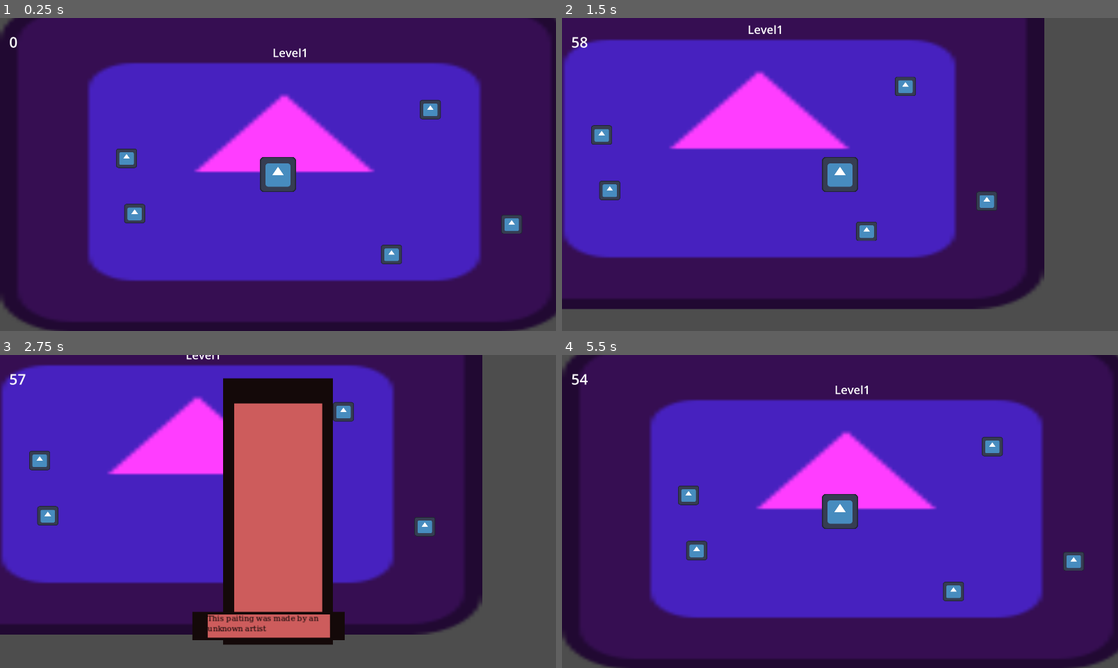
Above: before the commit, frames 1-4 (two rows, left to right).
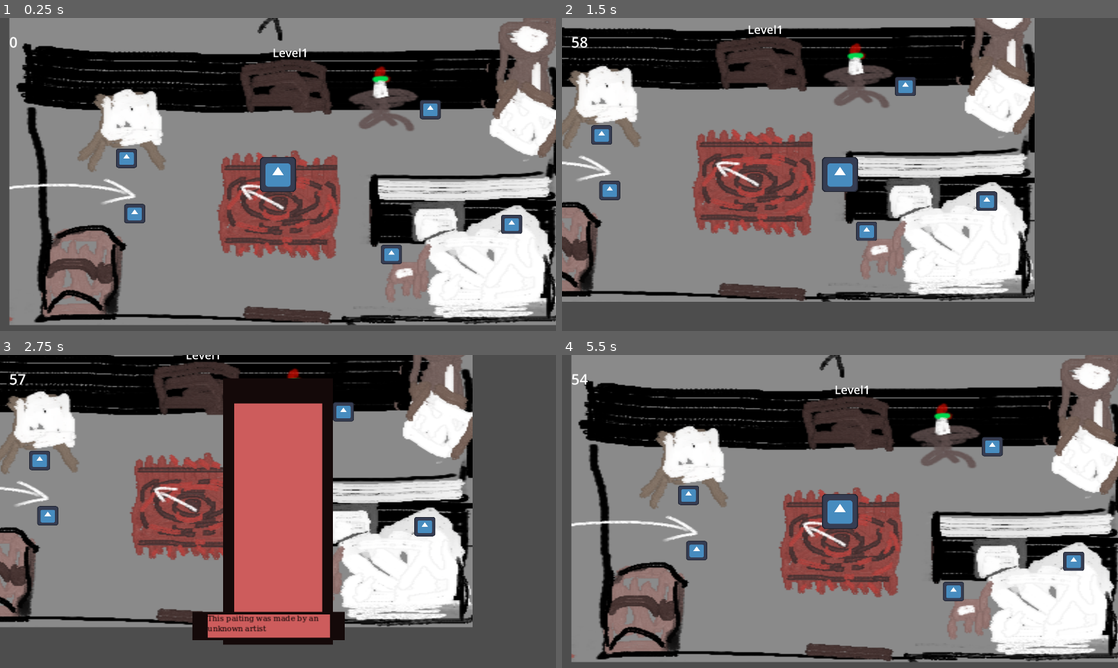
Above: after the commit, the same moments.

Repository: LitaDev-nsfw/gmtk25
Game: Godot game, scene res://scenes/game.tscn
Two runs of this game, one before a commit and one after it. Both use one fixed random seed, a clock stepped at 60 frames per second and the inputs below. The engine's default icon, where the game draws it, is replaced by a stand-in: a white triangle on a blue panel in a dark square.
Inputs (mouse positions are in pixels of both pictures, inside the frame that each line leads up to):
- Up to frame 1 (0.25 s): no input
- Up to frame 2 (1.5 s): tap Enter at 0.5 s; move the mouse to (962, 158) at 0.52 s; hold Right (ui_right) 0.53-1.28 s; hold E (interact) 0.53-1.28 s; click (962, 158) at 0.67 s; tap Q (place, bound only after the commit) at 0.8, 1.35 s; move the mouse to (728, 190) at 1.27 s; hold Down (ui_down) from 1.28 s (still down)
- Up to frame 3 (2.75 s): tap E (interact) at 1.55 s; tap Space at 2 s; move the mouse to (278, 492) at 2.02 s; release Down (ui_down) at 2.03 s; hold Right (ui_right) from 2.03 s (still down); hold E (interact) from 2.03 s (still down); click (278, 492) at 2.17 s; tap Q (place, bound only after the commit) at 2.3 s
- Up to frame 4 (5.5 s): tap Enter at 2.75 s; move the mouse to (828, 627) at 2.77 s; release Right (ui_right) at 2.78 s; release E (interact) at 2.78 s; hold Up (ui_up) 2.78-3.53 s; tap Q (place, bound only after the commit) at 2.85, 3.8, 4.35, 5.3 s; click (828, 627) at 2.92 s; tap E (interact) at 3.05, 4.55 s; move the mouse to (1006, 558) at 3.52 s; hold E (interact) 3.53-4.28 s; hold Left (ui_left) 3.53-5.03 s; tap Space at 4.25 s; move the mouse to (840, 492) at 4.27 s; click (840, 492) at 4.42 s; move the mouse to (867, 511) at 5.02 s; hold Down (ui_down) from 5.03 s (still down); hold E (interact) from 5.03 s (still down); click (867, 511) at 5.17 s

The runs differ from the first frame. In frame 1, 98% of the frame differs, in the area x 0-100%, y 0-100%; in frame 2, 79%; in frame 3, 60%; in frame 4, 98%.

Commit message:
added level images

Diff:
--- a/gmtk25/project.godot
+++ b/gmtk25/project.godot
@@ -83,3 +83,8 @@
 "events": [Object(InputEventKey,"resource_local_to_scene":false,"resource_name":"","device":-1,"window_id":0,"alt_press …(195 unchanged characters)…
 ]
 }
+place={
+"deadzone": 0.2,
+"events": [Object(InputEventKey,"resource_local_to_scene":false,"resource_name":"","device":-1,"window_id":0,"alt_pressed":false,"shift_pressed":false,"ctrl_pressed":false,"meta_pressed":false,"pressed":false,"keycode":0,"physical_keycode":81,"key_label":0,"unicode":113,"location":0,"echo":false,"script":null)
+]
+}
--- a/gmtk25/scenes/game.tscn
+++ b/gmtk25/scenes/game.tscn
@@ -6,9 +6,6 @@
 [ext_resource type="Script" uid="uid://diekl7drknjbv" path="res://scripts/loop_timer_label.gd" id="4_lbhrr"]
 [ext_resource type="Script" uid="uid://crn8mk5tqb015" path="res://scripts/audio_manager.gd" id="5_u5sy4"]
 [ext_resource type="AudioStream" uid="uid://cva7pd2adqmyw" path="res://assets/audio/sfx/loop end idea.wav" id="6_p57ef"]
-
-[sub_resource type="RectangleShape2D" id="RectangleShape2D_lbhrr"]
-size = Vector2(82.9847, 20)
 
 [sub_resource type="LabelSettings" id="LabelSettings_lnu2h"]
 font_size = 50
@@ -22,30 +19,6 @@
 scale = Vector2(0.979959, 0.957046)
 
 [node name="Level1" parent="." instance=ExtResource("2_lnu2h")]
-
-[node name="Walls" type="StaticBody2D" parent="."]
-
-[node name="CollisionShape2D" type="CollisionShape2D" parent="Walls"]
-position = Vector2(964, 0)
-scale = Vector2(23.2573, 2.61271)
-shape = SubResource("RectangleShape2D_lbhrr")
-
-[node name="CollisionShape2D2" type="CollisionShape2D" parent="Walls"]
-position = Vector2(974, 1089)
-scale = Vector2(23.2573, 2.61271)
-shape = SubResource("RectangleShape2D_lbhrr")
-
-[node name="CollisionShape2D3" type="CollisionShape2D" parent="Walls"]
-position = Vector2(-33.0001, 542)
-rotation = -1.56659
-scale = Vector2(17.1748, 5.82034)
-shape = SubResource("RectangleShape2D_lbhrr")
-
-[node name="CollisionShape2D4" type="CollisionShape2D" parent="Walls"]
-position = Vector2(1867, 511)
-rotation = 1.56721
-scale = Vector2(19.9547, 7.19743)
-shape = SubResource("RectangleShape2D_lbhrr")
 
 [node name="UI" type="CanvasLayer" parent="."]
 
--- a/gmtk25/scenes/level_1.tscn
+++ b/gmtk25/scenes/level_1.tscn
@@ -1,7 +1,7 @@
-[gd_scene load_steps=9 format=3 uid="uid://do7a5j4m5dryv"]
+[gd_scene load_steps=10 format=3 uid="uid://do7a5j4m5dryv"]
 
-[ext_resource type="Texture2D" uid="uid://uaifruwo5cx0" path="res://icon.svg" id="1_bswci"]
 [ext_resource type="Script" uid="uid://b6ndsdjj8fvfw" path="res://scripts/level.gd" id="1_rus8k"]
+[ext_resource type="Texture2D" uid="uid://d2a010jeu3xc3" path="res://assets/visuals/lvl_1.png" id="2_pa8r4"]
 [ext_resource type="PackedScene" uid="uid://du6h2oyy5sg27" path="res://scenes/interactable.tscn" id="3_rus8k"]
 [ext_resource type="PackedScene" uid="uid://dn74762yi4qyt" path="res://scenes/Dial_Phone.tscn" id="4_5xbjy"]
 [ext_resource type="PackedScene" uid="uid://dnp1dotwmus35" path="res://scenes/Toy_Blocks.tscn" id="5_4nkto"]
@@ -11,15 +11,17 @@
 [sub_resource type="LabelSettings" id="LabelSettings_rus8k"]
 font_size = 40
 
+[sub_resource type="RectangleShape2D" id="RectangleShape2D_pa8r4"]
+size = Vector2(82.9847, 20)
+
 [node name="Level1" type="Node2D"]
 position = Vector2(7, -2)
 script = ExtResource("1_rus8k")
 
 [node name="Sprite2D" type="Sprite2D" parent="."]
-modulate = Color(1, 0.239216, 1, 1)
 position = Vector2(961, 544)
-scale = Vector2(15.3622, 8.93256)
-texture = ExtResource("1_bswci")
+scale = Vector2(5.01164, 3.10574)
+texture = ExtResource("2_pa8r4")
 
 [node name="Interactable" parent="." instance=ExtResource("3_rus8k")]
 position = Vector2(1751, 737)
@@ -54,6 +56,30 @@
 [node name="Voices" type="AudioStreamPlayer2D" parent="Audio"]
 position = Vector2(1744, 947)
 
+[node name="Walls" type="StaticBody2D" parent="."]
+
+[node name="CollisionShape2D" type="CollisionShape2D" parent="Walls"]
+position = Vector2(964, 0)
+scale = Vector2(23.2573, 2.61271)
+shape = SubResource("RectangleShape2D_pa8r4")
+
+[node name="CollisionShape2D2" type="CollisionShape2D" parent="Walls"]
+position = Vector2(974, 1089)
+scale = Vector2(23.2573, 2.61271)
+shape = SubResource("RectangleShape2D_pa8r4")
+
+[node name="CollisionShape2D3" type="CollisionShape2D" parent="Walls"]
+position = Vector2(-33.0001, 542)
+rotation = -1.56659
+scale = Vector2(17.1748, 5.82034)
+shape = SubResource("RectangleShape2D_pa8r4")
+
+[node name="CollisionShape2D4" type="CollisionShape2D" parent="Walls"]
+position = Vector2(1867, 511)
+rotation = 1.56721
+scale = Vector2(19.9547, 7.19743)
+shape = SubResource("RectangleShape2D_pa8r4")
+
 [connection signal="change_level" from="Interactable" to="." method="_change_level"]
 [connection signal="repeat_level" from="Interactable" to="." method="_repeat_level"]
 [connection signal="change_level" from="Dial_Phone" to="." method="_change_level"]
--- a/gmtk25/scenes/level_2.tscn
+++ b/gmtk25/scenes/level_2.tscn
@@ -1,9 +1,9 @@
-[gd_scene load_steps=9 format=3 uid="uid://dtnnhjmopedsx"]
+[gd_scene load_steps=10 format=3 uid="uid://dtnnhjmopedsx"]
 
-[ext_resource type="Texture2D" uid="uid://uaifruwo5cx0" path="res://icon.svg" id="1_jm1iu"]
 [ext_resource type="Script" uid="uid://b6ndsdjj8fvfw" path="res://scripts/level.gd" id="1_pbc48"]
 [ext_resource type="AudioStream" uid="uid://43l4s4rrrdsk" path="res://assets/audio/music/GMTK Spooks.wav" id="2_b4j7a"]
 [ext_resource type="PackedScene" uid="uid://du6h2oyy5sg27" path="res://scenes/interactable.tscn" id="3_pbc48"]
+[ext_resource type="Texture2D" uid="uid://dxvp1eu57juil" path="res://assets/visuals/lvl_2.png" id="3_y0kc7"]
 [ext_resource type="PackedScene" uid="uid://djdf11yg2sdxx" path="res://scenes/paiting.tscn" id="4_eqxsl"]
 [ext_resource type="PackedScene" uid="uid://cgmlaxh2mxy62" path="res://scenes/plank.tscn" id="6_wo48x"]
 [ext_resource type="PackedScene" uid="uid://csc3plow6hraf" path="res://scenes/void.tscn" id="7_y0kc7"]
@@ -11,8 +11,10 @@
 [sub_resource type="LabelSettings" id="LabelSettings_pbc48"]
 font_size = 40
 
+[sub_resource type="RectangleShape2D" id="RectangleShape2D_y0kc7"]
+size = Vector2(82.9847, 20)
+
 [node name="Level2" type="Node2D"]
-modulate = Color(0.34902, 1, 1, 1)
 position = Vector2(2, 10)
 script = ExtResource("1_pbc48")
 level_music_layer_1 = ExtResource("2_b4j7a")
@@ -20,8 +22,8 @@
 
 [node name="Sprite2D" type="Sprite2D" parent="."]
 position = Vector2(961, 544)
-scale = Vector2(15.263, 8.93256)
-texture = ExtResource("1_jm1iu")
+scale = Vector2(5.32202, 3.52373)
+texture = ExtResource("3_y0kc7")
 
 [node name="Interactable" parent="." instance=ExtResource("3_pbc48")]
 position = Vector2(1452, 902)
@@ -51,4 +53,28 @@
 position = Vector2(1303, 102)
 scale = Vector2(10.7891, 7.19)
 
+[node name="Walls" type="StaticBody2D" parent="."]
+
+[node name="CollisionShape2D" type="CollisionShape2D" parent="Walls"]
+position = Vector2(964, 0)
+scale = Vector2(23.2573, 2.61271)
+shape = SubResource("RectangleShape2D_y0kc7")
+
+[node name="CollisionShape2D2" type="CollisionShape2D" parent="Walls"]
+position = Vector2(974, 1089)
+scale = Vector2(23.2573, 2.61271)
+shape = SubResource("RectangleShape2D_y0kc7")
+
+[node name="CollisionShape2D3" type="CollisionShape2D" parent="Walls"]
+position = Vector2(-33.0001, 542)
+rotation = -1.56659
+scale = Vector2(17.1748, 5.82034)
+shape = SubResource("RectangleShape2D_y0kc7")
+
+[node name="CollisionShape2D4" type="CollisionShape2D" parent="Walls"]
+position = Vector2(1867, 511)
+rotation = 1.56721
+scale = Vector2(19.9547, 7.19743)
+shape = SubResource("RectangleShape2D_y0kc7")
+
 [connection signal="change_level" from="Interactable" to="." method="_change_level"]
--- a/gmtk25/scenes/level_3.tscn
+++ b/gmtk25/scenes/level_3.tscn
@@ -1,20 +1,22 @@
-[gd_scene load_steps=5 format=3 uid="uid://djg2j1nqsjehp"]
+[gd_scene load_steps=6 format=3 uid="uid://djg2j1nqsjehp"]
 
-[ext_resource type="Texture2D" uid="uid://uaifruwo5cx0" path="res://icon.svg" id="1_h23n6"]
 [ext_resource type="Script" uid="uid://b6ndsdjj8fvfw" path="res://scripts/level.gd" id="1_uwxec"]
+[ext_resource type="Texture2D" uid="uid://bcq0vdo0d3c6u" path="res://assets/visuals/lvl_3.png" id="2_uwxec"]
 [ext_resource type="PackedScene" uid="uid://du6h2oyy5sg27" path="res://scenes/interactable.tscn" id="3_uwxec"]
 
 [sub_resource type="LabelSettings" id="LabelSettings_uwxec"]
 font_size = 40
 
+[sub_resource type="RectangleShape2D" id="RectangleShape2D_uwxec"]
+size = Vector2(82.9847, 20)
+
 [node name="Level3" type="Node2D"]
-modulate = Color(1, 1, 0.454902, 1)
 script = ExtResource("1_uwxec")
 
 [node name="Sprite2D" type="Sprite2D" parent="."]
 position = Vector2(961, 544)
-scale = Vector2(15.263, 8.93256)
-texture = ExtResource("1_h23n6")
+scale = Vector2(4.99023, 3.50865)
+texture = ExtResource("2_uwxec")
 
 [node name="Label" type="Label" parent="."]
 offset_left = 920.0
@@ -27,4 +29,28 @@
 [node name="Puzzle" parent="." instance=ExtResource("3_uwxec")]
 position = Vector2(529, 166)
 
+[node name="Walls" type="StaticBody2D" parent="."]
+
+[node name="CollisionShape2D" type="CollisionShape2D" parent="Walls"]
+position = Vector2(964, 0)
+scale = Vector2(23.2573, 2.61271)
+shape = SubResource("RectangleShape2D_uwxec")
+
+[node name="CollisionShape2D2" type="CollisionShape2D" parent="Walls"]
+position = Vector2(974, 1089)
+scale = Vector2(23.2573, 2.61271)
+shape = SubResource("RectangleShape2D_uwxec")
+
+[node name="CollisionShape2D3" type="CollisionShape2D" parent="Walls"]
+position = Vector2(-33.0001, 542)
+rotation = -1.56659
+scale = Vector2(17.1748, 5.82034)
+shape = SubResource("RectangleShape2D_uwxec")
+
+[node name="CollisionShape2D4" type="CollisionShape2D" parent="Walls"]
+position = Vector2(1867, 511)
+rotation = 1.56721
+scale = Vector2(19.9547, 7.19743)
+shape = SubResource("RectangleShape2D_uwxec")
+
 [connection signal="change_level" from="Puzzle" to="." method="_change_level"]
--- a/gmtk25/scenes/level_4.tscn
+++ b/gmtk25/scenes/level_4.tscn
@@ -1,21 +1,23 @@
-[gd_scene load_steps=6 format=3 uid="uid://vvtc36xkb560"]
+[gd_scene load_steps=7 format=3 uid="uid://vvtc36xkb560"]
 
 [ext_resource type="Script" uid="uid://b6ndsdjj8fvfw" path="res://scripts/level.gd" id="1_6j14n"]
-[ext_resource type="Texture2D" uid="uid://uaifruwo5cx0" path="res://icon.svg" id="1_6malg"]
+[ext_resource type="Texture2D" uid="uid://c4t18g0w3gh62" path="res://assets/visuals/lvl_4.png" id="2_rbbjd"]
 [ext_resource type="PackedScene" uid="uid://du6h2oyy5sg27" path="res://scenes/interactable.tscn" id="3_6j14n"]
 [ext_resource type="PackedScene" uid="uid://csc3plow6hraf" path="res://scenes/void.tscn" id="4_rbbjd"]
 
 [sub_resource type="LabelSettings" id="LabelSettings_6j14n"]
 font_size = 40
 
+[sub_resource type="RectangleShape2D" id="RectangleShape2D_rbbjd"]
+size = Vector2(82.9847, 20)
+
 [node name="Level4" type="Node2D"]
-modulate = Color(1, 0, 0, 1)
 script = ExtResource("1_6j14n")
 
 [node name="Sprite2D" type="Sprite2D" parent="."]
 position = Vector2(961, 544)
-scale = Vector2(15.263, 8.93256)
-texture = ExtResource("1_6malg")
+scale = Vector2(2.76035, 2.39652)
+texture = ExtResource("2_rbbjd")
 
 [node name="Label" type="Label" parent="."]
 offset_left = 920.0
@@ -32,4 +34,28 @@
 position = Vector2(470, 260)
 scale = Vector2(17.8041, 9.42954)
 
+[node name="Walls" type="StaticBody2D" parent="."]
+
+[node name="CollisionShape2D" type="CollisionShape2D" parent="Walls"]
+position = Vector2(964, -1319)
+scale = Vector2(23.2573, 2.61271)
+shape = SubResource("RectangleShape2D_rbbjd")
+
+[node name="CollisionShape2D2" type="CollisionShape2D" parent="Walls"]
+position = Vector2(979, 2504)
+scale = Vector2(23.2573, 2.61271)
+shape = SubResource("RectangleShape2D_rbbjd")
+
+[node name="CollisionShape2D3" type="CollisionShape2D" parent="Walls"]
+position = Vector2(-94, 537)
+rotation = -1.56659
+scale = Vector2(51.0748, 10.3227)
+shape = SubResource("RectangleShape2D_rbbjd")
+
+[node name="CollisionShape2D4" type="CollisionShape2D" parent="Walls"]
+position = Vector2(2170, 562)
+rotation = 1.56721
+scale = Vector2(46.8418, 22.8852)
+shape = SubResource("RectangleShape2D_rbbjd")
+
 [connection signal="change_level" from="Puzzle" to="." method="_change_level"]
--- /dev/null
+++ b/gmtk25/scenes/level_5.tscn
@@ -0,0 +1,61 @@
+[gd_scene load_steps=7 format=3 uid="uid://c6667nllbyw0f"]
+
+[ext_resource type="Script" uid="uid://b6ndsdjj8fvfw" path="res://scripts/level.gd" id="1_wcwf6"]
+[ext_resource type="Texture2D" uid="uid://bq1f4b2b26qrn" path="res://assets/visuals/lvl_5.png" id="2_tbt7t"]
+[ext_resource type="PackedScene" uid="uid://du6h2oyy5sg27" path="res://scenes/interactable.tscn" id="3_cynta"]
+[ext_resource type="PackedScene" uid="uid://csc3plow6hraf" path="res://scenes/void.tscn" id="4_ak5vt"]
+
+[sub_resource type="LabelSettings" id="LabelSettings_6j14n"]
+font_size = 40
+
+[sub_resource type="RectangleShape2D" id="RectangleShape2D_wcwf6"]
+size = Vector2(82.9847, 20)
+
+[node name="Level5" type="Node2D"]
+script = ExtResource("1_wcwf6")
+
+[node name="Sprite2D" type="Sprite2D" parent="."]
+position = Vector2(964, 555)
+scale = Vector2(4.92821, 2.89558)
+texture = ExtResource("2_tbt7t")
+
+[node name="Label" type="Label" parent="."]
+offset_left = 920.0
+offset_top = 123.0
+offset_right = 960.0
+offset_bottom = 146.0
+text = "LEVEL1"
+label_settings = SubResource("LabelSettings_6j14n")
+
+[node name="Puzzle" parent="." instance=ExtResource("3_cynta")]
+position = Vector2(273, 635)
+
+[node name="Void" parent="." instance=ExtResource("4_ak5vt")]
+position = Vector2(470, 260)
+scale = Vector2(17.8041, 9.42954)
+
+[node name="Walls" type="StaticBody2D" parent="."]
+
+[node name="CollisionShape2D" type="CollisionShape2D" parent="Walls"]
+position = Vector2(964, 0)
+scale = Vector2(23.2573, 2.61271)
+shape = SubResource("RectangleShape2D_wcwf6")
+
+[node name="CollisionShape2D2" type="CollisionShape2D" parent="Walls"]
+position = Vector2(974, 1089)
+scale = Vector2(23.2573, 2.61271)
+shape = SubResource("RectangleShape2D_wcwf6")
+
+[node name="CollisionShape2D3" type="CollisionShape2D" parent="Walls"]
+position = Vector2(-33.0001, 542)
+rotation = -1.56659
+scale = Vector2(17.1748, 5.82034)
+shape = SubResource("RectangleShape2D_wcwf6")
+
+[node name="CollisionShape2D4" type="CollisionShape2D" parent="Walls"]
+position = Vector2(1867, 511)
+rotation = 1.56721
+scale = Vector2(19.9547, 7.19743)
+shape = SubResource("RectangleShape2D_wcwf6")
+
+[connection signal="change_level" from="Puzzle" to="." method="_change_level"]
--- a/gmtk25/scripts/player.gd
+++ b/gmtk25/scripts/player.gd
@@ -63,3 +63,7 @@
 	plank_label.text = str(plank_count)
 	if plank_count == 0:
 		plank.hide()
+
+func _input(event: InputEvent) -> void:
+	if event.is_action("place"):
+		place_plank()
Binary file added: gmtk25/assets/visuals/lvl_1.png
Not shown, added: gmtk25/assets/visuals/lvl_1.png.import
Binary file added: gmtk25/assets/visuals/lvl_2.png
Not shown, added: gmtk25/assets/visuals/lvl_2.png.import
Binary file added: gmtk25/assets/visuals/lvl_3.png
Not shown, added: gmtk25/assets/visuals/lvl_3.png.import
Binary file added: gmtk25/assets/visuals/lvl_4.png
Not shown, added: gmtk25/assets/visuals/lvl_4.png.import
Binary file added: gmtk25/assets/visuals/lvl_5.png
Not shown, added: gmtk25/assets/visuals/lvl_5.png.import
Binary file added: gmtk25/assets/visuals/temp.png
Not shown, added: gmtk25/assets/visuals/temp.png.import
(and 1 more such lines)
